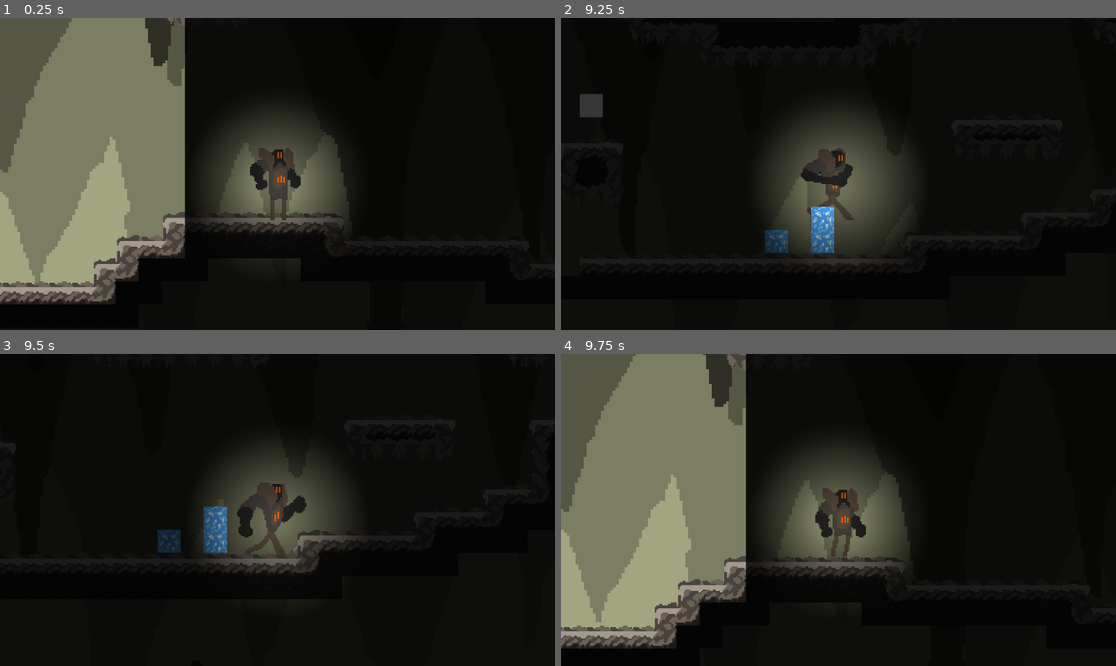
Above: before the commit, frames 1-4 (two rows, left to right).
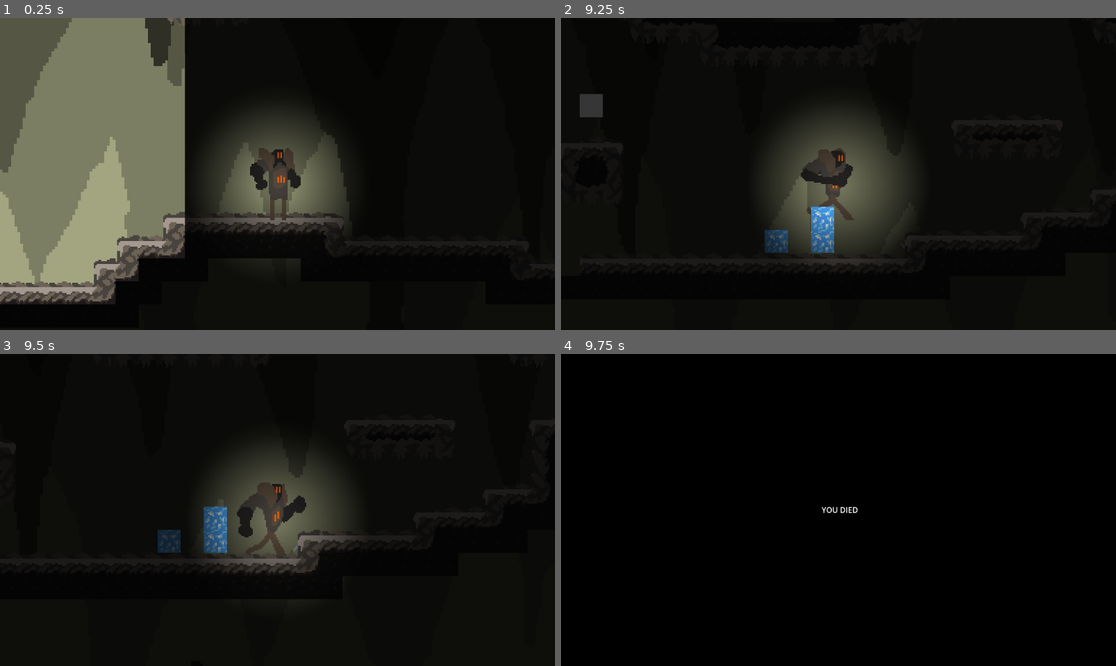
Above: after the commit, the same moments.

Repository: gcarlson/WildJam66
Game: Godot game, scene res://Assets/Scenes/level_1.tscn
Same seed, same stepped clock (60 frames per second), same inputs: the game is played once before the commit and once after it.
Inputs (mouse positions are in pixels of both pictures, inside the frame that each line leads up to):
- Up to frame 1 (0.25 s): no input
- Up to frame 2 (9.25 s): tap Enter (ui_accept) at 0.5, 0.77, 1.52, 3.02, 3.77, 4.52, 6.02, 6.77, 7.52, 9.02 s; move the mouse to (960, 158) at 0.52 s; hold Right (ui_right) 0.53-2.03 s; click (960, 158) at 0.6 s; move the mouse to (727, 189) at 1.27 s; tap F (switch_form) every 1.5 s from 1.35 to 8.85 s; move the mouse to (894, 105) at 2.02 s; hold Left (ui_left) 2.03-2.78 s; click (894, 105) at 2.1 s; move the mouse to (810, 236) at 2.77 s; hold Right (ui_right) 2.78-4.28 s; move the mouse to (1005, 220) at 3.52 s; click (1005, 220) at 3.6 s; move the mouse to (672, 127) at 4.27 s; hold Left (ui_left) 4.28-5.03 s; move the mouse to (866, 174) at 5.02 s; hold Right (ui_right) 5.03-5.78 s; click (866, 174) at 5.1 s; move the mouse to (755, 96) at 5.77 s; hold Left (ui_left) 5.78-7.28 s; move the mouse to (960, 158) at 6.52 s; click (960, 158) at 6.6 s; move the mouse to (727, 189) at 7.27 s; hold Right (ui_right) from 7.28 s (still down); move the mouse to (894, 105) at 8.02 s; click (894, 105) at 8.1 s; move the mouse to (810, 236) at 8.77 s
- Up to frame 3 (9.5 s): keep holding Right (ui_right)
- Up to frame 4 (9.75 s): move the mouse to (1005, 556) at 9.52 s; release Right (ui_right) at 9.53 s; hold Left (ui_left) from 9.53 s (still down); click (1005, 556) at 9.6 s

Frames 1-3 are identical in both runs. In frame 4, 41% of the frame differs, in the area x 0-100%, y 0-95%.

Commit message:
Added death screen

Diff:
--- a/Assets/Scenes/Bat.gd
+++ b/Assets/Scenes/Bat.gd
@@ -30,4 +30,4 @@
 func _on_area_2d_body_entered(body):
 	if body.is_in_group("Player"):
 		print("ddd hit player")
-		get_tree().reload_current_scene()
+		body.game_over()
--- a/Assets/Scenes/Enemy.gd
+++ b/Assets/Scenes/Enemy.gd
@@ -65,4 +65,5 @@
 func _on_area_2d_body_entered(body):
 	if body.is_in_group("Player"):
 		print("ddd hit player")
-		get_tree().reload_current_scene()
+		body.game_over()
+		#get_tree().reload_current_scene()
--- a/Assets/Scenes/Player.gd
+++ b/Assets/Scenes/Player.gd
@@ -7,6 +7,7 @@
 @onready var big_lights = $BigLights
 @onready var small_lights = $SmallLights
 @onready var water_collider = $WaterCollider
+@onready var death_splash = $CanvasLayer
 
 const SPEED = 250.0
 const JUMP_VELOCITY = -325.0
@@ -96,6 +97,10 @@
 func _on_big_animated_sprite_animation_finished():
 	anim_locked = false
 
+func game_over():
+	death_splash.visible = true
+	await get_tree().create_timer(1).timeout
+	get_tree().call_deferred("reload_current_scene")
 
 func _on_water_collider_body_entered(body):
-	get_tree().reload_current_scene()
+	game_over()
--- a/Assets/Scenes/player.tscn
+++ b/Assets/Scenes/player.tscn
@@ -336,5 +336,37 @@
 [node name="CollisionShape2D" type="CollisionShape2D" parent="WaterCollider"]
 shape = SubResource("RectangleShape2D_h7p71")
 
+[node name="CanvasLayer" type="CanvasLayer" parent="."]
+layer = 5
+visible = false
+
+[node name="ColorRect" type="ColorRect" parent="CanvasLayer"]
+anchors_preset = 8
+anchor_left = 0.5
+anchor_top = 0.5
+anchor_right = 0.5
+anchor_bottom = 0.5
+offset_left = -576.0
+offset_top = -324.0
+offset_right = 733.0
+offset_bottom = 412.0
+grow_horizontal = 2
+grow_vertical = 2
+color = Color(0, 0, 0, 1)
+
+[node name="RichTextLabel" type="RichTextLabel" parent="CanvasLayer"]
+anchors_preset = 8
+anchor_left = 0.5
+anchor_top = 0.5
+anchor_right = 0.5
+anchor_bottom = 0.5
+offset_left = -35.0
+offset_top = -12.0
+offset_right = 47.0
+offset_bottom = 14.0
+grow_horizontal = 2
+grow_vertical = 2
+text = "YOU DIED"
+
 [connection signal="animation_finished" from="BigAnimatedSprite" to="." method="_on_big_animated_sprite_animation_finished"]
 [connection signal="body_entered" from="WaterCollider" to="." method="_on_water_collider_body_entered"]
